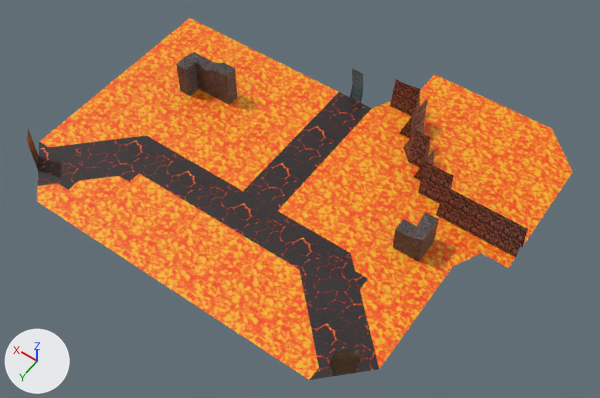
An edit to the Blender file blender models/Underworld/Sharurs Trial.blend, drawn before and after from the same camera.
Camera for both pictures: a camera (50 mm lens) standing at (-45.6, 63.4, 90.9) and looking at (-3.6, 4.5, -1.5). Arrows for +X, +Y and +Z are at lower left; the lights stay in place. The first picture is the older version.
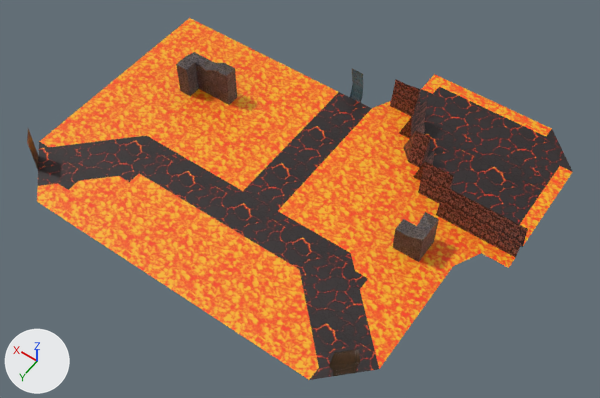
Location of each change, (x1, y1, x2, y2) in pixels of the pictures (600 x 398 px):
```json
{"part": 1, "of": "me_plane_001", "change": "recoloured", "before": [420, 87, 573, 225], "after": [420, 87, 573, 225], "on screen": "darker"}
```

The change, as JSON lines over the scene's bpy script:
```json
{"block": "me_plane_001", "where": "me_plane_001.from_pydata(...)  # 952 vertices, 924 faces; spans x -11.0..11.0, y -1.8..1.8, z 0.0..6.0"}
{"block": "me_plane_001", "where": "# used by ob_plane; location = (0.0, 0.0, 0.0); scale = (3.0, 15.0, 1.0)"}
{"block": "me_plane_001", "change": "me_plane_001 part 1: 97 of the faces centred in x -10.6..-2.7, y -1.7..-0.4, z 0.0 switch from mat_lava_001 (picture img_lava_png) to mat_floor (picture img_volcanic_png)"}
```
